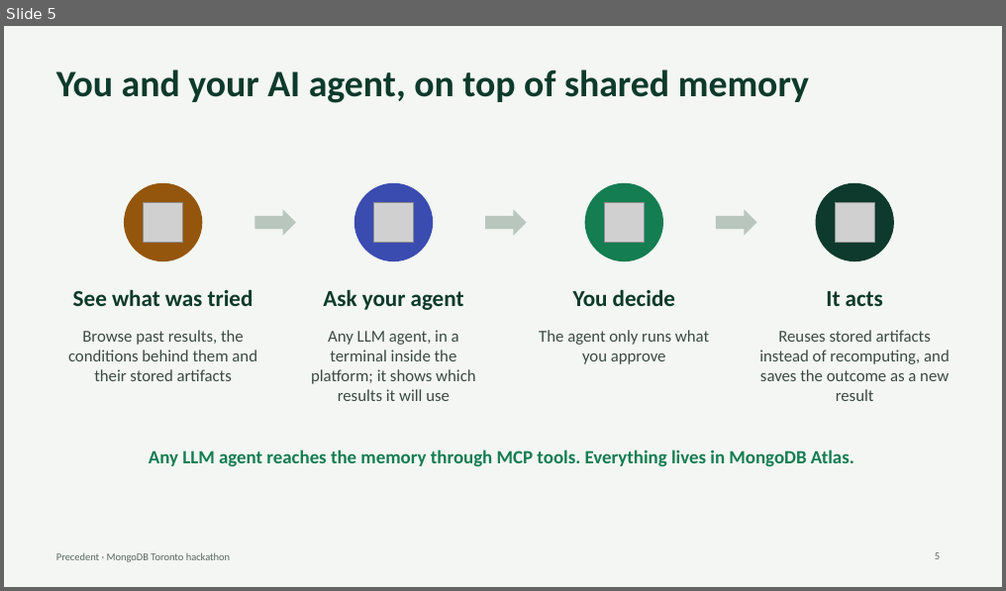
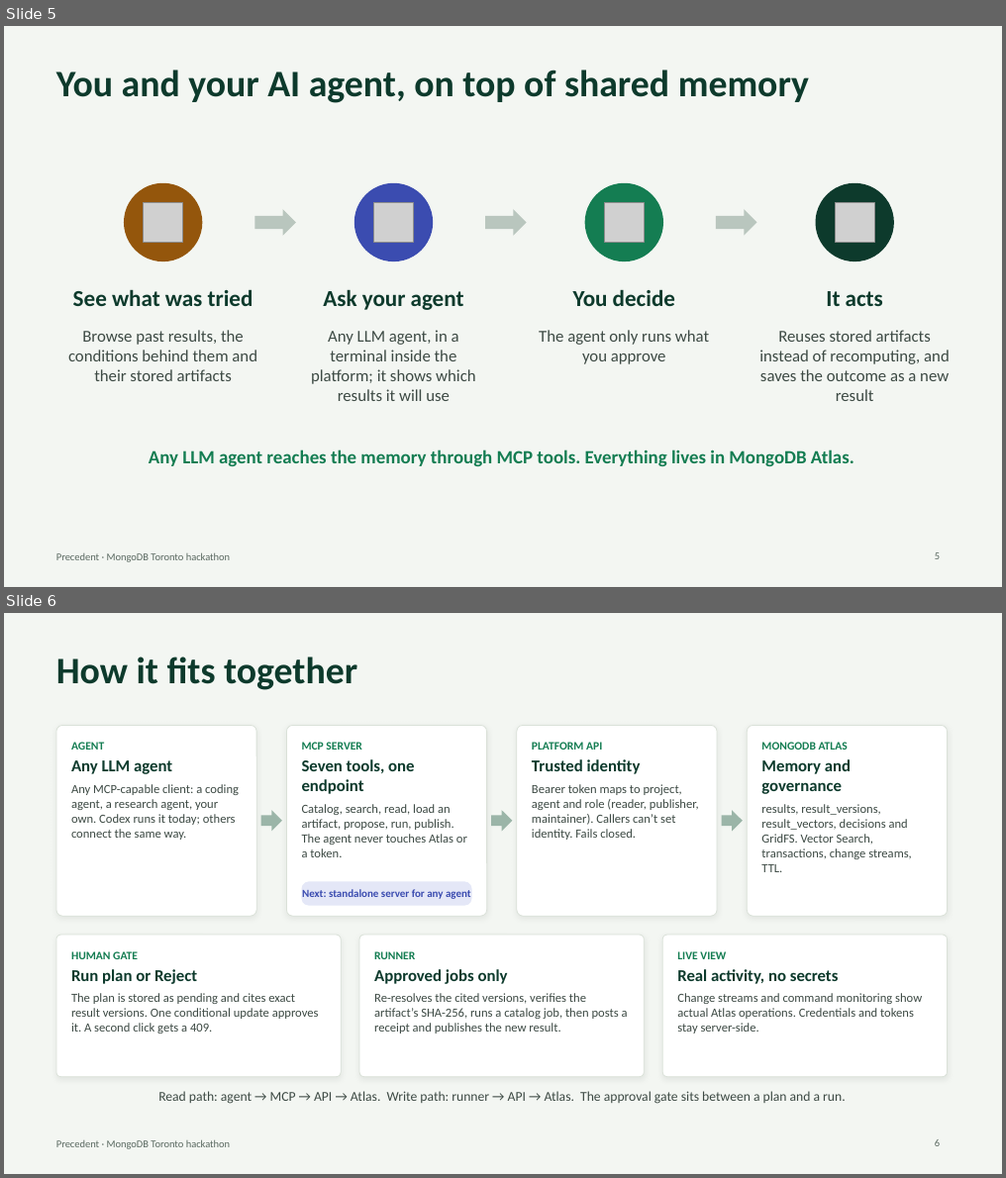
Before and after one commit to SalmaRoshdy-YG/Hackathon-project, a slide deck: docs/deck/precedent-deck.pptx. Shown one above the other, each under a label of ours: slide 5 before the commit, slides 5 and 6 after it. The pictures are 1006x591 and 1006x1178 pixels, drawn with LibreOffice and Linux fonts; fonts in the diff are those of the drawing; grey boxes stand for pictures. Boxes give left, top, right and bottom in pixels: in the first picture for what was removed or moved away, otherwise in the second. Text is boxed around its words. In the diff, an @@ line names an element or a change of style, - is before the commit and + after.

```diff
--- a/docs/deck/precedent-deck.pptx
+++ b/docs/deck/precedent-deck.pptx
@@ slide 6 added at box(4, 613, 1002, 1174), background #F3F6F2; not listed: 1 template element that a slide beside it also shows @@
@@ title added at box(56, 657, 357, 690), 36 pt, text #0D3A2C, bold @@
+How it fits together
@@ rounded rectangle added at box(56, 725, 256, 916), fill #FFFFFF, outline #DAE1D8 0.75 pt @@
@@ rounded rectangle added at box(286, 725, 486, 916), fill #FFFFFF, outline #DAE1D8 0.75 pt @@
@@ rounded rectangle added at box(517, 725, 717, 916), fill #FFFFFF, outline #DAE1D8 0.75 pt @@
@@ rounded rectangle added at box(747, 725, 947, 916), fill #FFFFFF, outline #DAE1D8 0.75 pt @@
@@ text added at box(71, 742, 239, 840), 12 pt, text #3D4A44 @@
+AGENT
+Any LLM agent
+Any MCP-capable client: a coding agent, a research agent, your own. Codex runs it today; others connect the same way.
@@ text added at box(302, 742, 467, 858), 12 pt, text #3D4A44 @@
+MCP SERVER
+Seven tools, one endpoint
+Catalog, search, read, load an artifact, propose, run, publish. The agent never touches Atlas or a token.
@@ text added at box(532, 742, 699, 840), 12 pt, text #3D4A44 @@
+PLATFORM API
+Trusted identity
+Bearer token maps to project, agent and role (reader, publisher, maintainer). Callers can’t set identity. Fails closed.
@@ text added at box(761, 742, 912, 872), 12 pt, text #3D4A44 @@
+MONGODB ATLAS
+Memory and governance
+results, result_versions, result_vectors, decisions and GridFS. Vector Search, transactions, change streams, TTL.
@@ right arrow added at box(261, 810, 282, 831), fill #9BB5A8 @@
@@ right arrow added at box(491, 810, 512, 831), fill #9BB5A8 @@
@@ right arrow added at box(722, 810, 743, 831), fill #9BB5A8 @@
@@ rounded rectangle added at box(302, 881, 472, 906), fill #E4E7F7 @@
@@ text added at box(302, 889, 471, 899), 10.5 pt, text #3B4CB0, bold @@
+Next: standalone server for any agent
@@ rounded rectangle added at box(56, 935, 341, 1077), fill #FFFFFF, outline #DAE1D8 0.75 pt @@
@@ rounded rectangle added at box(359, 935, 645, 1077), fill #FFFFFF, outline #DAE1D8 0.75 pt @@
@@ rounded rectangle added at box(662, 935, 947, 1077), fill #FFFFFF, outline #DAE1D8 0.75 pt @@
@@ text added at box(71, 952, 319, 1034), 12 pt, text #3D4A44 @@
+HUMAN GATE
+Run plan or Reject
+The plan is stored as pending and cites exact result versions. One conditional update approves it. A second click gets a 409.
@@ text added at box(374, 952, 628, 1034), 12 pt, text #3D4A44 @@
+RUNNER
+Approved jobs only
+Re-resolves the cited versions, verifies the artifact’s SHA-256, runs a catalog job, then posts a receipt and publishes the new result.
@@ text added at box(677, 952, 922, 1034), 12 pt, text #3D4A44 @@
+LIVE VIEW
+Real activity, no secrets
+Change streams and command monitoring show actual Atlas operations. Credentials and tokens stay server-side.
@@ text added at box(158, 1091, 845, 1104), 13 pt, text #3D4A44 @@
+Read path: agent → MCP → API → Atlas. Write path: runner → API → Atlas. The approval gate sits between a plan and a run.
@@ page number added at box(935, 1140, 940, 1147), 10 pt, text #5A6961 @@
+6
```
Also in this commit, not shown: 1 other slide added, 1 slide removed.
